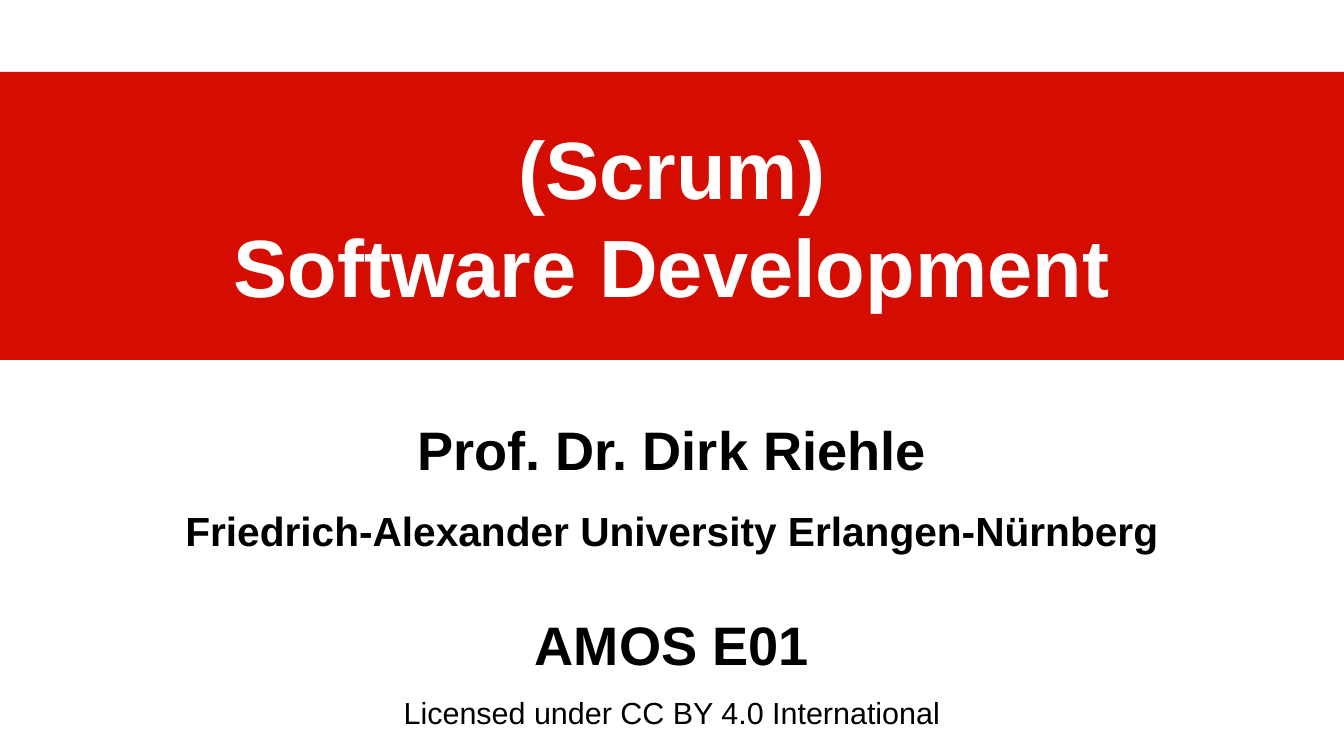
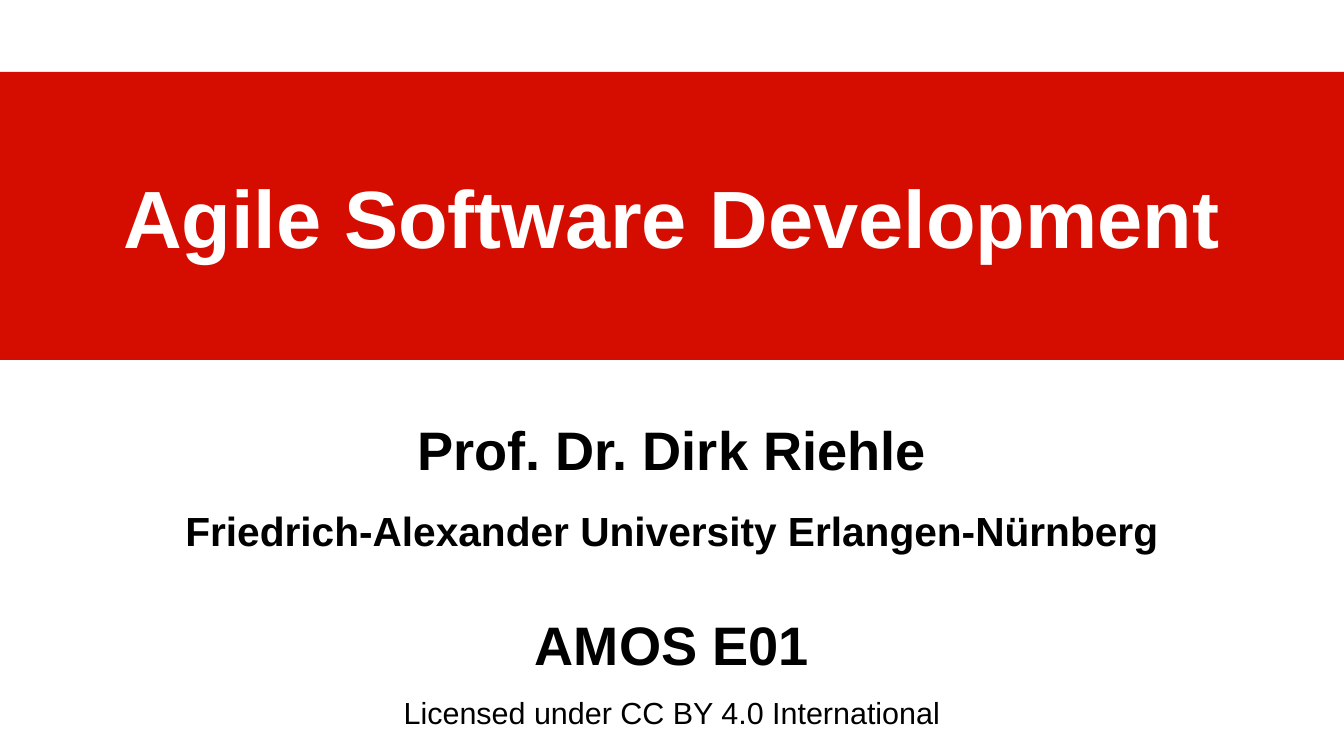
Before and after one commit to dirkriehle/amos-course, a slide deck: slide 1 of Lecture slides/AMOS E01 - Software Development.odp. Drawn at 1344x756 pixels with LibreOffice and Linux fonts; fonts in the diff are those of the drawing. Boxes give left, top, right and bottom in pixels: in the first picture for what was removed or moved away, otherwise in the second. Text is boxed around its words. In the diff, an @@ line names an element or a change of style, - is before the commit and + after.

```diff
--- a/Lecture slides/AMOS E01 - Software Development.odp
+++ b/Lecture slides/AMOS E01 - Software Development.odp
@@ title at box(123, 189, 1219, 263): text changed @@
-(Scrum)
-Software Development
+Agile Software Development
```
Also in this commit, not shown: 10 other slides changed, 18 slides added, 6 slides removed, 19 other files.
